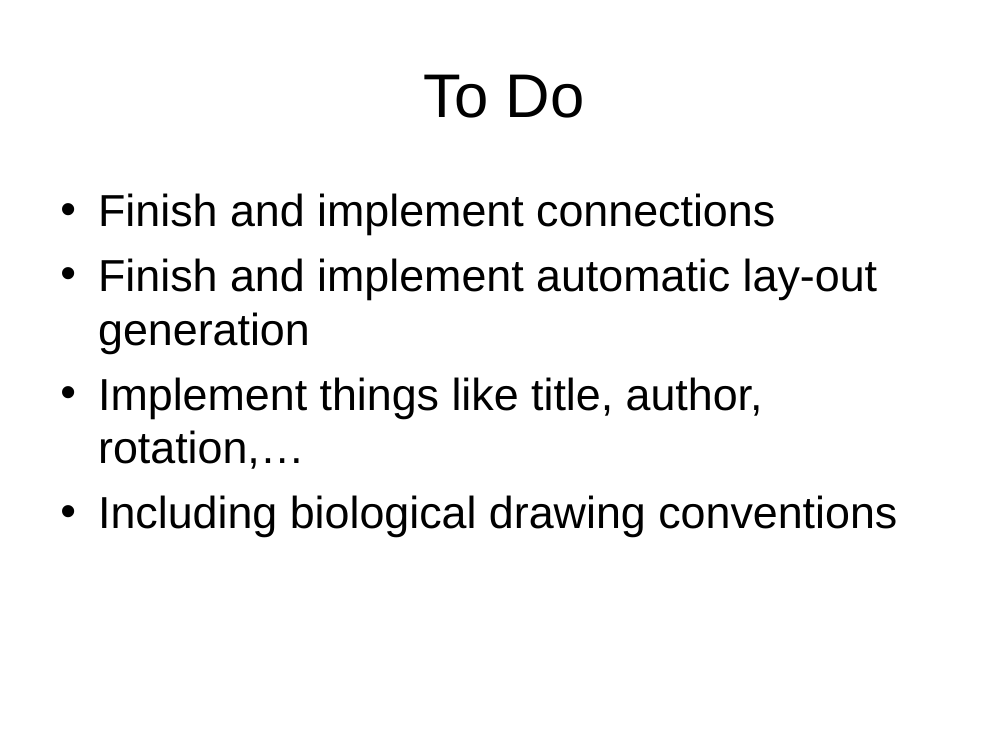
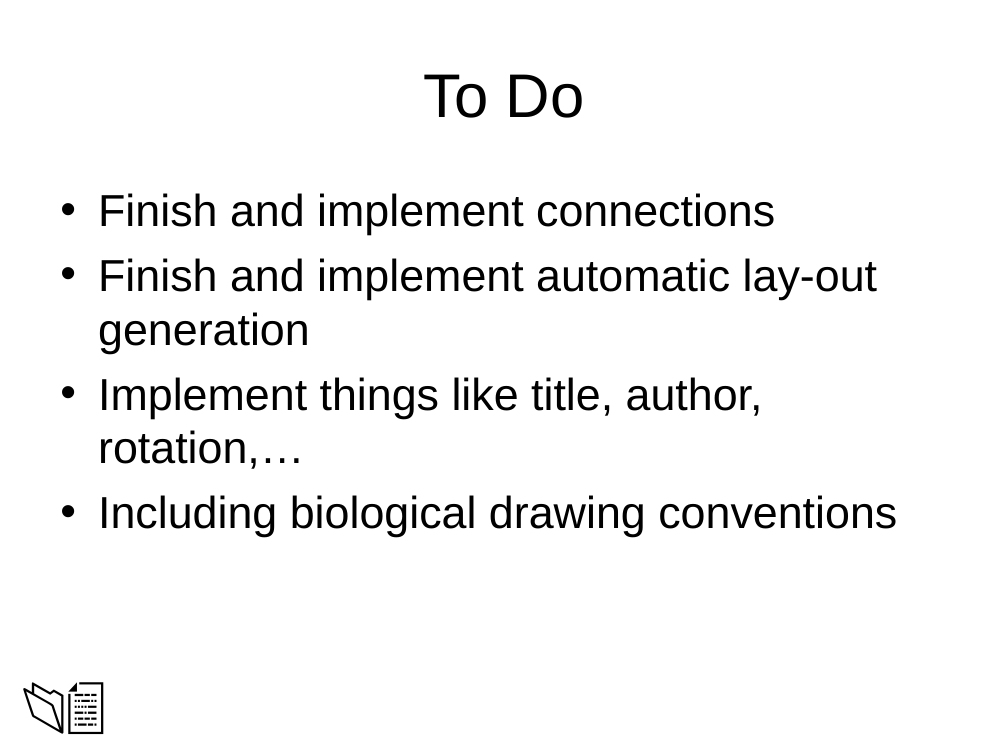
Before and after one commit to kozo2/pathvisio, a slide deck: slide 5 of Presentation/Gmml-Vision.ppt. Drawn at 1008x756 pixels with LibreOffice and Linux fonts; fonts in the diff are those of the drawing; background and template pictures are left out. Boxes give left, top, right and bottom in pixels: in the first picture for what was removed or moved away, otherwise in the second. Text is boxed around its words. In the diff, an @@ line names an element or a change of style, - is before the commit and + after.

```diff
--- a/Presentation/Gmml-Vision.ppt
+++ b/Presentation/Gmml-Vision.ppt
@@ text added at (x1=12, y1=664, x2=338, y2=742), 40 pt, text #000000 @@
+📂📄
```
Also in this commit, not shown: 6 other slides changed.
